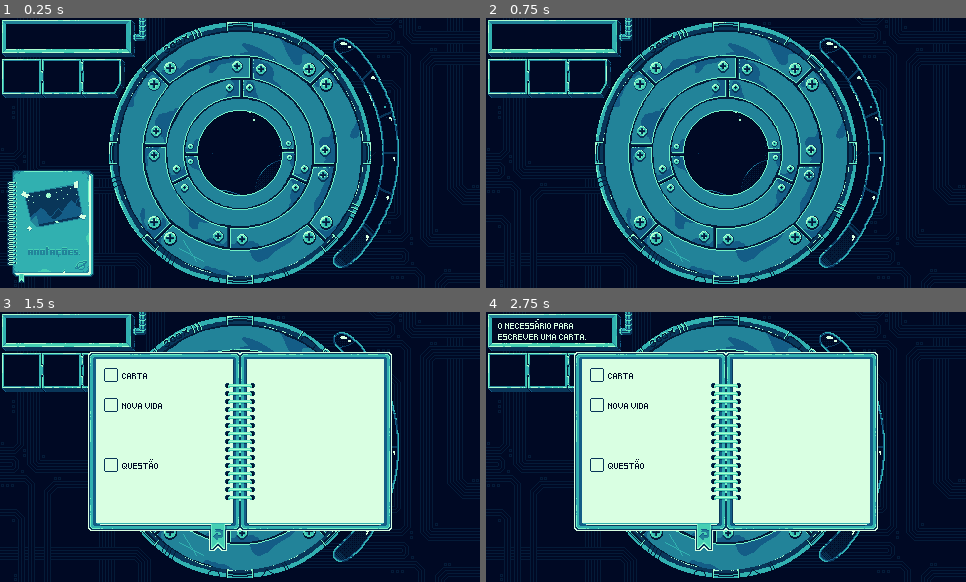
Above: before the commit, frames 1-4 (two rows, left to right).
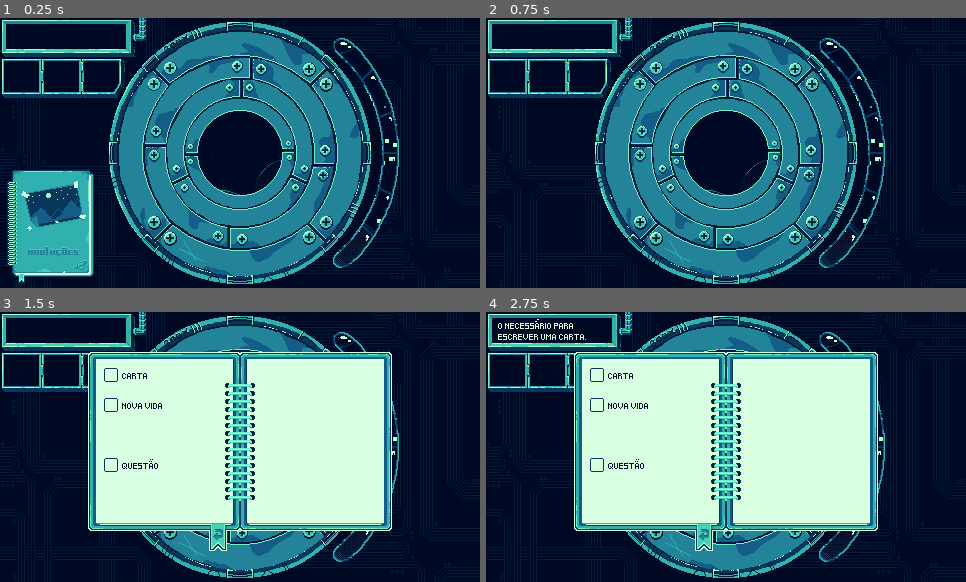
Above: after the commit, the same moments.

Repository: gdp-ufrj/stella
Game: Godot game, scene res://scenes/world.tscn
Same seed, same stepped clock (60 frames per second), same inputs: the game is played once before the commit and once after it.
Inputs (mouse positions are in pixels of both pictures, inside the frame that each line leads up to):
- Up to frame 1 (0.25 s): no input
- Up to frame 2 (0.75 s): click (538, 225) at 0.5 s
- Up to frame 3 (1.5 s): hold D (right) from 1.28 s (still down); hold C (combine) from 1.28 s (still down)
- Up to frame 4 (2.75 s): release D (right) at 2 s; release C (combine) at 2 s; click (644, 374) at 2.02 s

The runs differ from the first frame. In frame 1, less than 0.1% of the frame differs, in the area x 51-83%, y 34-80%; in frame 2, less than 0.1%; in frame 3, less than 0.1%; in frame 4, less than 0.1%.

Commit message:
populating background

Diff:
--- a/scenes/world.tscn
+++ b/scenes/world.tscn
@@ -8,6 +8,18 @@
 [ext_resource type="Resource" uid="uid://d3q0v46w5tf82" path="res://scripts/resources/constellations/pumpkin.tres" id="6_7yja2"]
 [ext_resource type="Resource" uid="uid://cnrwarqg8doh1" path="res://scripts/resources/constellations/shoes.tres" id="7_8g724"]
 [ext_resource type="Resource" uid="uid://dl6bueiwcngih" path="res://scripts/resources/constellations/clock.tres" id="8_1qmx2"]
+[ext_resource type="Resource" uid="uid://5bwba1lirjtf" path="res://scripts/resources/constellations/inkwell.tres" id="9_wqppx"]
+[ext_resource type="Resource" uid="uid://cfiqiruc7qq72" path="res://scripts/resources/constellations/feather.tres" id="10_ngmmh"]
+[ext_resource type="Resource" uid="uid://dp2dgwgtd7vdk" path="res://scripts/resources/constellations/egg.tres" id="11_6jnvg"]
+[ext_resource type="Resource" uid="uid://bip7btlmn1par" path="res://scripts/resources/constellations/sapling.tres" id="12_03jln"]
+[ext_resource type="Resource" uid="uid://b6hqkrklao82o" path="res://scripts/resources/constellations/battery.tres" id="13_0arie"]
+[ext_resource type="Resource" uid="uid://bmew3vbdu83b8" path="res://scripts/resources/constellations/water_jug.tres" id="14_o4ky3"]
+[ext_resource type="Resource" uid="uid://b3l2qnrhvldht" path="res://scripts/resources/constellations/fish.tres" id="15_gxjuo"]
+[ext_resource type="Resource" uid="uid://bsv26uk2p0pjr" path="res://scripts/resources/constellations/microphone.tres" id="16_ihylb"]
+[ext_resource type="Resource" uid="uid://bmcyeqwnyoh3p" path="res://scripts/resources/constellations/spider.tres" id="17_ns4q6"]
+[ext_resource type="Resource" uid="uid://bc2oojecgkh14" path="res://scripts/resources/constellations/scales.tres" id="18_ms3vm"]
+[ext_resource type="Resource" uid="uid://c66iwtf4q3n7x" path="res://scripts/resources/constellations/guitar.tres" id="19_tyqi6"]
+[ext_resource type="Resource" uid="uid://b83g6yhpjwqoj" path="res://scripts/resources/constellations/star.tres" id="20_lnkh2"]
 
 [node name="World" type="Node2D"]
 
@@ -23,20 +35,77 @@
 speed = 5.0
 
 [node name="Fox" parent="Background" instance=ExtResource("4_aq1hn")]
-position = Vector2(496, 220)
+position = Vector2(503, 83)
 constellation = ExtResource("5_nnl8j")
+size = 3
 
 [node name="Pumpkin" parent="Background" instance=ExtResource("4_aq1hn")]
-position = Vector2(114, 112)
+position = Vector2(352, 95)
 constellation = ExtResource("6_7yja2")
+size = 2
+
+[node name="Shoes" parent="Background" instance=ExtResource("4_aq1hn")]
+position = Vector2(111, 416)
+constellation = ExtResource("7_8g724")
+size = 4
+
+[node name="Clock" parent="Background" instance=ExtResource("4_aq1hn")]
+position = Vector2(740, 412)
+constellation = ExtResource("8_1qmx2")
 size = 1
 
-[node name="Shoes" parent="Background" instance=ExtResource("4_aq1hn")]
-position = Vector2(116, 380)
-constellation = ExtResource("7_8g724")
+[node name="Inkwell" parent="Background" instance=ExtResource("4_aq1hn")]
+position = Vector2(636, 142)
+constellation = ExtResource("9_wqppx")
+
+[node name="Feather" parent="Background" instance=ExtResource("4_aq1hn")]
+position = Vector2(464, 202)
+constellation = ExtResource("10_ngmmh")
+
+[node name="Egg" parent="Background" instance=ExtResource("4_aq1hn")]
+position = Vector2(441, 414)
+constellation = ExtResource("11_6jnvg")
+
+[node name="Sapling" parent="Background" instance=ExtResource("4_aq1hn")]
+position = Vector2(211, 187)
+constellation = ExtResource("12_03jln")
+
+[node name="Battery" parent="Background" instance=ExtResource("4_aq1hn")]
+position = Vector2(87, 291)
+constellation = ExtResource("13_0arie")
+size = 1
+
+[node name="Jug" parent="Background" instance=ExtResource("4_aq1hn")]
+position = Vector2(266, 410)
+constellation = ExtResource("14_o4ky3")
 size = 2
 
-[node name="Clock" parent="Background" instance=ExtResource("4_aq1hn")]
-position = Vector2(489, 371)
-constellation = ExtResource("8_1qmx2")
+[node name="Fish" parent="Background" instance=ExtResource("4_aq1hn")]
+position = Vector2(635, 302)
+constellation = ExtResource("15_gxjuo")
+size = 2
+
+[node name="Microphone" parent="Background" instance=ExtResource("4_aq1hn")]
+position = Vector2(582, 416)
+constellation = ExtResource("16_ihylb")
+size = 3
+
+[node name="Spider" parent="Background" instance=ExtResource("4_aq1hn")]
+position = Vector2(754, 252)
+constellation = ExtResource("17_ns4q6")
+size = 3
+
+[node name="Scales" parent="Background" instance=ExtResource("4_aq1hn")]
+position = Vector2(746, 86)
+constellation = ExtResource("18_ms3vm")
 size = 4
+
+[node name="Guitar" parent="Background" instance=ExtResource("4_aq1hn")]
+position = Vector2(100, 103)
+constellation = ExtResource("19_tyqi6")
+size = 4
+
+[node name="Star" parent="Background" instance=ExtResource("4_aq1hn")]
+position = Vector2(339, 254)
+constellation = ExtResource("20_lnkh2")
+size = 3
--- a/scripts/progress.gd
+++ b/scripts/progress.gd
@@ -3,7 +3,7 @@
 signal checkpoint_reached(level : int)
 
 @onready var completed_count = 0
-@onready var checkpoints : Array[int] = [1,4,6,8,10]
+@onready var checkpoints : Array[int] = [2,4,6,8,10]
 @onready var puzzles_status = {
 	1: false,
 	2: false,
--- a/scripts/star.gd
+++ b/scripts/star.gd
@@ -25,12 +25,16 @@
 func init_star_size():
 	match size:
 		STAR_SIZES.SMALLEST:
-			collision_shape.shape.size = Vector2(40, 40)
+			collision_shape.shape.size = Vector2(45, 45)
 		STAR_SIZES.SMALL:
 			collision_shape.shape.size = Vector2(65, 65)
+			sprite_2d.scale = Vector2(1.5, 1.5)
 		STAR_SIZES.MEDIUM:
 			collision_shape.shape.size = Vector2(90, 90)
+			sprite_2d.scale = Vector2(2, 2)
 		STAR_SIZES.LARGE:
 			collision_shape.shape.size = Vector2(120, 120)
+			sprite_2d.scale = Vector2(2.5, 2.5)
 		STAR_SIZES.LARGEST:
 			collision_shape.shape.size = Vector2(150, 150)
+			sprite_2d.scale = Vector2(3, 3)
Not shown: 1 places in scenes/world.tscn that only renumber resources
